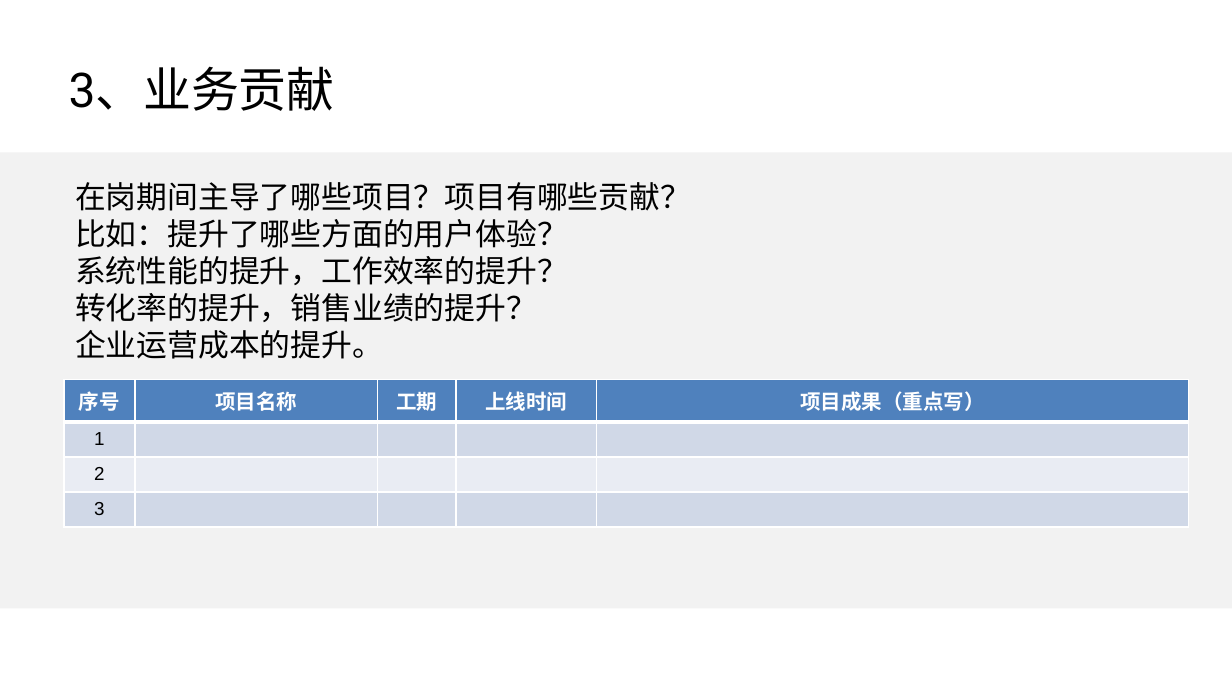
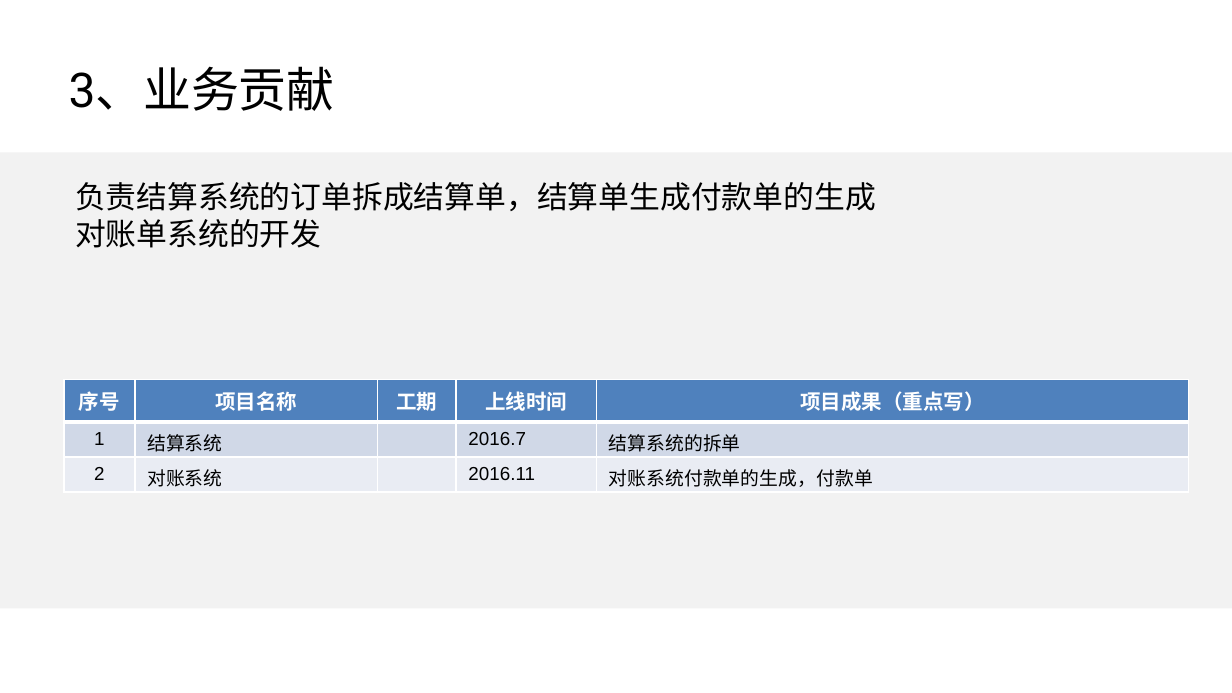
Before and after one commit to wl1990/disuser_wr, a slide deck: slide 5 of src/doc/职级评审_商城技术部.pptx. Drawn at 1232x693 pixels with LibreOffice and Linux fonts; fonts in the diff are those of the drawing; background and template pictures are left out. Boxes give left, top, right and bottom in pixels: in the first picture for what was removed or moved away, otherwise in the second. Text is boxed around its words. In the diff, an @@ line names an element or a change of style, - is before the commit and + after.

```diff
--- a/src/doc/职级评审_商城技术部.pptx
+++ b/src/doc/职级评审_商城技术部.pptx
@@ text at box(75, 182, 876, 248): text changed @@
-在岗期间主导了哪些项目？项目有哪些贡献？
-比如：提升了哪些方面的用户体验？
-系统性能的提升，工作效率的提升？
-转化率的提升，销售业绩的提升？
-企业运营成本的提升。
+负责结算系统的订单拆成结算单，结算单生成付款单的生成
+对账单系统的开发
@@ table at box(64, 379, 1189, 527) @@
-row 2: 1 |  |  |  | 
-row 3: 2 |  |  |  | 
-row 4: 3 |  |  |  | 
+row 2: 1 | 结算系统 |  | 2016.7 | 结算系统的拆单
+row 3: 2 | 对账系统 |  | 2016.11 | 对账系统付款单的生成，付款单
```
Also in this commit, not shown: 5 other slides changed, 2 slides added.
